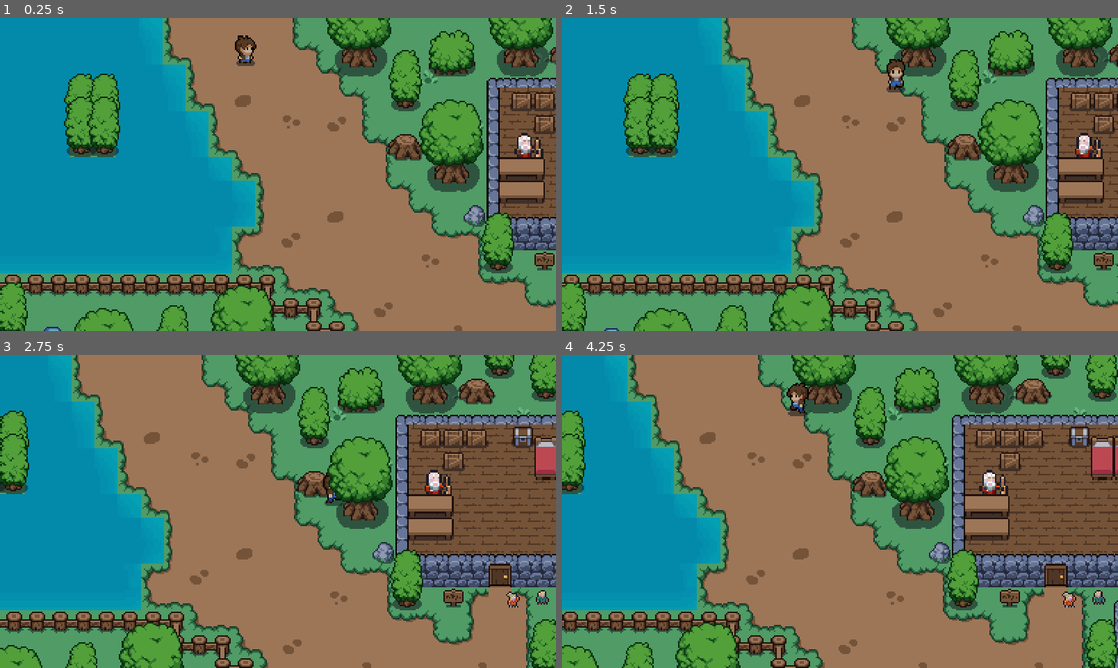
Above: before the commit, frames 1-4 (two rows, left to right).
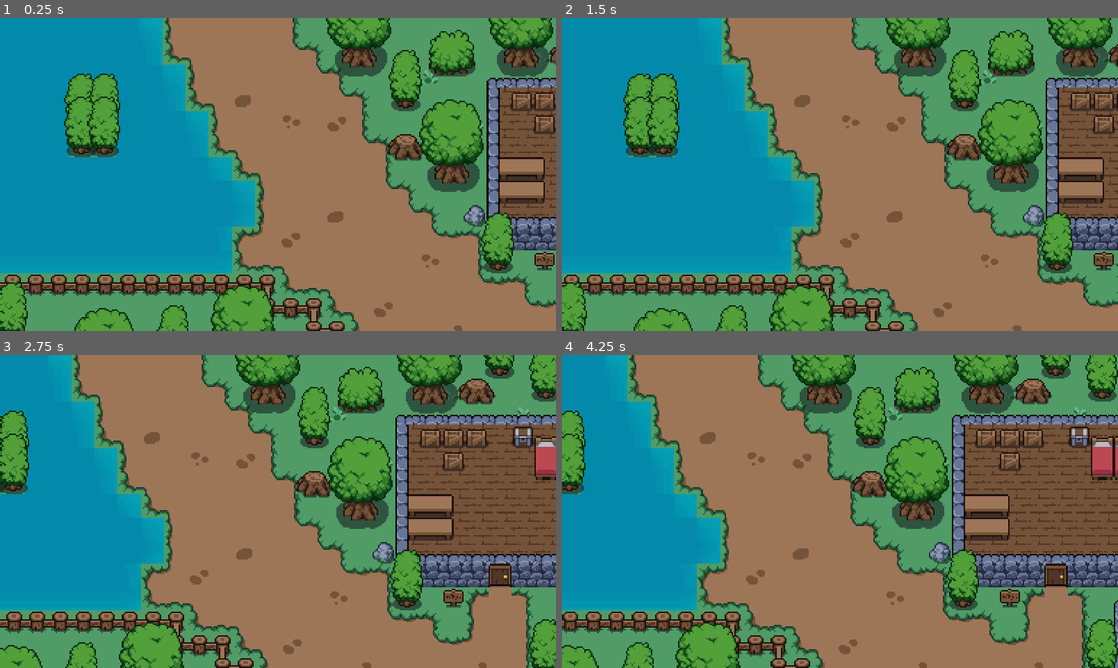
Above: after the commit, the same moments.

Repository: Ardaza/Broken-Bonds
Game: Godot game, scene res://Scene/cliff_bawah.tscn
Same seed, same stepped clock (60 frames per second), same inputs: the game is played once before the commit and once after it. This scene is started directly instead of the project's main scene.
Inputs:
- Up to frame 1 (0.25 s): no input
- Up to frame 2 (1.5 s): hold Right (ui_right) 0.53-1.28 s; tap E (attack) at 0.6, 1.35 s; hold Down (ui_down) from 1.28 s (still down)
- Up to frame 3 (2.75 s): release Down (ui_down) at 2.03 s; hold Right (ui_right) from 2.03 s (still down); tap E (attack) at 2.1 s
- Up to frame 4 (4.25 s): release Right (ui_right) at 2.78 s; hold Up (ui_up) 2.78-3.53 s; tap E (attack) at 2.85, 3.6 s; hold Left (ui_left) from 3.53 s (still down)

The runs differ from the first frame. In frame 1, 0.6% of the frame differs, in the area x 7-98%, y 5-100%; in frame 2, 0.6%; in frame 3, 0.6%; in frame 4, 0.8%, in the area x 40-98%, y 8-81%.

Commit message:
Camera sliff side, darah mob

Diff:
--- a/Scene/cliff_bawah.tscn
+++ b/Scene/cliff_bawah.tscn
@@ -1368,9 +1368,11 @@
 layer_4/tile_data = PackedInt32Array(262147, 3, 0, 262148, 3, 0, 327684, 3, 0, 327683, 3, 0)
 
 [node name="Player" parent="." instance=ExtResource("7_a2hnw")]
+visible = false
 position = Vector2(169, 29)
 
 [node name="Collison" type="StaticBody2D" parent="."]
+visible = false
 
 [node name="1" type="CollisionPolygon2D" parent="Collison"]
 position = Vector2(0, 177)
@@ -1411,6 +1413,7 @@
 polygon = PackedVector2Array(1, 0, 0, 673, 1152, 656, 1152, 0, 922, 0, 922, -11, 866, -11, 866, 0, 4, -1, 3, -19, 1209, -29, 1246, 749, -27, 719, -10, -15, 0, -14, 3, -6)
 
 [node name="karakter" type="Node2D" parent="."]
+visible = false
 
 [node name="Anak_Kecil" parent="karakter" instance=ExtResource("15_ai4ce")]
 position = Vector2(438, 164)
@@ -1461,6 +1464,7 @@
 position = Vector2(504, 67)
 
 [node name="Kembali" type="Area2D" parent="."]
+visible = false
 
 [node name="CollisionShape2D" type="CollisionShape2D" parent="Kembali"]
 position = Vector2(159, -8)
--- a/Scene/enemy.tscn
+++ b/Scene/enemy.tscn
@@ -200,6 +200,7 @@
 offset_right = 90.0
 offset_bottom = 12.0
 scale = Vector2(0.2, 0.2)
+max_value = 50.0
 show_percentage = false
 
 [connection signal="body_entered" from="Detection_Area" to="." method="_on_detection_area_body_entered"]
--- a/Scene/player.tscn
+++ b/Scene/player.tscn
@@ -445,8 +445,10 @@
 shape = SubResource("CircleShape2D_2pxpd")
 
 [node name="Att_cd" type="Timer" parent="."]
+wait_time = 0.8
 
 [node name="deal_att_timer" type="Timer" parent="."]
+wait_time = 0.8
 
 [node name="World" type="Camera2D" parent="."]
 limit_left = 0
@@ -463,6 +465,12 @@
 limit_right = 1152
 limit_bottom = 648
 
+[node name="Cliff_side_camera" type="Camera2D" parent="."]
+limit_left = 0
+limit_top = 0
+limit_right = 1152
+limit_bottom = 648
+
 [node name="Health_Bar" type="ProgressBar" parent="."]
 modulate = Color(0.160784, 1, 0.321569, 1)
 offset_left = -9.0
@@ -470,7 +478,6 @@
 offset_right = 81.0
 offset_bottom = 2.0
 scale = Vector2(0.2, 0.2)
-max_value = 250.0
 rounded = true
 show_percentage = false
 
--- a/Scene/vampire_female.tscn
+++ b/Scene/vampire_female.tscn
@@ -158,7 +158,7 @@
 offset_right = 126.0
 offset_bottom = -17.0
 scale = Vector2(0.2, 0.2)
-max_value = 70.0
+max_value = 40.0
 show_percentage = false
 
 [connection signal="body_entered" from="Detection_Area" to="." method="_on_detection_area_body_entered"]
--- a/Script/Player.gd
+++ b/Script/Player.gd
@@ -2,7 +2,7 @@
 
 var range = false
 var att_cd = true
-var darah = 250
+var darah = 100
 var alive = true
 
 var attack_ip = false
@@ -136,23 +136,30 @@
 	if global.cur_scenes == "world":
 		$World.enabled = true
 		$Cliff_bawah_camera.enabled = false
+		$Cliff_side_camera.enabled = false
 	elif global.cur_scenes == "cliff_bawah":
 		$World.enabled = false
 		$Cliff_bawah_camera.enabled = true
+		$Cliff_side_camera.enabled = false
+	elif global.cur_scenes == "cliff_side":
+		$World.enabled = false
+		$Cliff_bawah_camera.enabled = false
+		$Cliff_side_camera.enabled = true
+
 
 func update_health():
 	var bardarah = $Health_Bar
 	bardarah.value = darah
 
-	if darah >= 250:
+	if darah >= 100:
 		bardarah.visible = false
 	else:
 		bardarah.visible = true
 
 func _on_regen_timeout():
-	if darah < 500:
+	if darah < 100:
 		darah += 10
-		if darah > 500:
-			darah = 500
+		if darah > 100:
+			darah = 100
 	if darah <= 0:
 		darah = 0
--- a/Script/Vampire_Female.gd
+++ b/Script/Vampire_Female.gd
@@ -4,7 +4,7 @@
 var kejar = false
 var player = null
 
-var darah = 70
+var darah = 40
 var att_zone = false
 var can_take_damage = true
 
@@ -63,7 +63,7 @@
 	var bardarah = $Health_Bar
 	bardarah.value = darah
 
-	if darah >= 70:
+	if darah >= 40:
 		bardarah.visible = false
 	else:
 		bardarah.visible = true
--- a/Script/enemy.gd
+++ b/Script/enemy.gd
@@ -4,7 +4,7 @@
 var kejar = false
 var player = null
 
-var darah = 100
+var darah = 50
 var att_zone = false
 var can_take_damage = true
 
@@ -49,7 +49,7 @@
 func deal_with_damage():
 	if att_zone and global.cur_att == true:
 		if can_take_damage == true:
-			darah = darah - 20
+			darah = darah - 15
 			$take_damage_cd.start()
 			can_take_damage = false
 			print("Darah slime: ", darah)
@@ -64,7 +64,7 @@
 	var bardarah = $Health_Bar
 	bardarah.value = darah
 
-	if darah >= 100:
+	if darah >= 50:
 		bardarah.visible = false
 	else:
 		bardarah.visible = true
